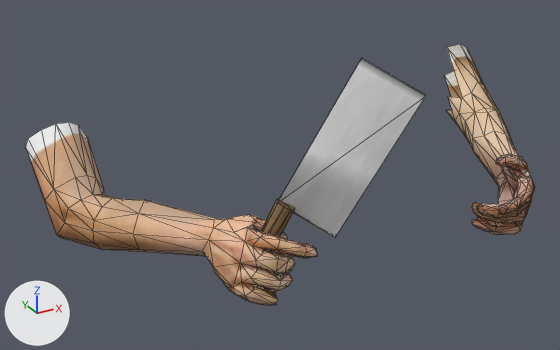
An edit to the OBJ model data/model/knife/knife.obj, drawn before and after from the same camera.
Both versions are drawn from a 50 mm lens placed at (-14.8, -23.3, 11.1), pointed at (-2.8, -1.5, 0.2). Lighting does not change. The marker at lower left points along +X, +Y and +Z. Mesh edges are drawn as thin lines. Where no turn or scale is listed for an object, it has been applied to the vertices.

In view in the first picture: 'knife'.
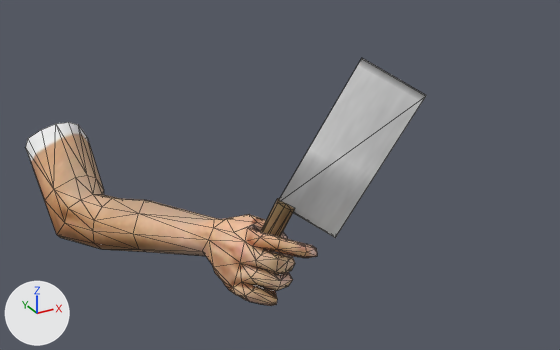
The change, as a list of edits to the scene's bpy script:
```text
Change me_knife:
    where me_knife.from_pydata(...)  # 554 vertices, 1078 faces; spans x -10.4..9.4, y -7.7..3.8, z -1.9..5.6
    used by ob_knife; location = (0.0, 0.0, 0.0)
    me_knife part 1: the loose piece of 252 vertices spanning x 2.6..9.4, y -6.8..3.7, z -1.8..2.6 is deleted
```

Boxes (x1, y1, x2, y2) around the edits, measured in the pictures (560 x 350 px):
'knife', reshaped (21% narrower): before (26, 44, 534, 306); after (26, 58, 426, 306)
part 1 of me_knife, deleted (beige): before (445, 44, 534, 235)
